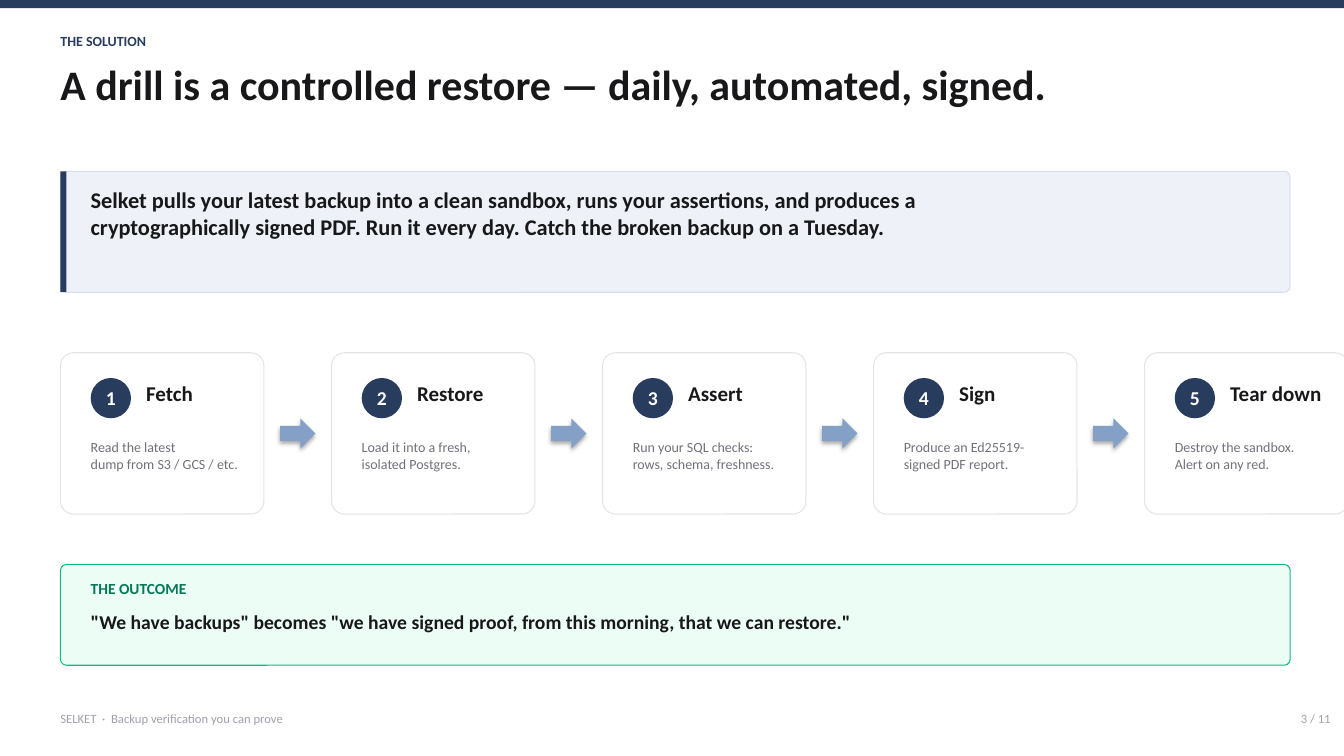
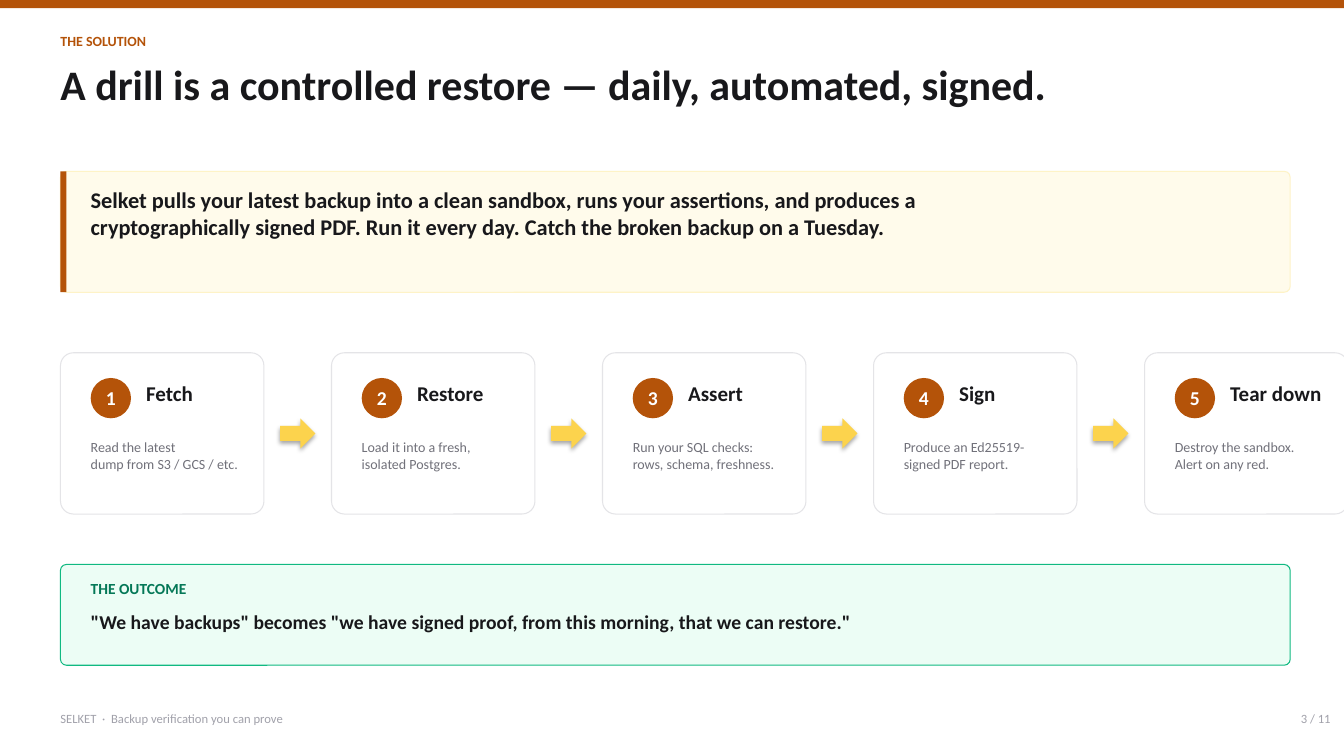
Before and after one commit to PreShotCome/Dokas, a slide deck: slide 3 of docs/presentations/Selket_Investor_Deck.pptx. Drawn at 1344x756 pixels with LibreOffice and Linux fonts; fonts in the diff are those of the drawing. Boxes give left, top, right and bottom in pixels: in the first picture for what was removed or moved away, otherwise in the second. Text is boxed around its words. In the diff, an @@ line names an element or a change of style, - is before the commit and + after.

```diff
--- a/docs/presentations/Selket_Investor_Deck.pptx
+++ b/docs/presentations/Selket_Investor_Deck.pptx
@@ text "THE SOLUTION" at bbox=[60, 37, 146, 46]: text colour #283C5D to #B45309 @@
@@ rounded rectangle at bbox=[60, 171, 1291, 292]: fill #EEF2F8 to #FFFBEB; outline #D6E0EE 0.75 pt to #FEF3C7 0.75 pt @@
@@ fill #283C5D to #B45309 in 7 elements at bbox=[0, 0, 1344, 8], bbox=[60, 171, 67, 292], bbox=[91, 378, 131, 418], bbox=[362, 378, 402, 418], bbox=[633, 378, 674, 418], bbox=[904, 378, 945, 418], bbox=[1175, 378, 1215, 418] @@
@@ fill #84A0C6 to #FCD34D in 4 elements at bbox=[280, 418, 316, 449], bbox=[552, 418, 587, 449], bbox=[823, 418, 858, 449], bbox=[1093, 418, 1128, 449] @@
```
Also in this commit, not shown: 10 other slides changed, 6 other files.
